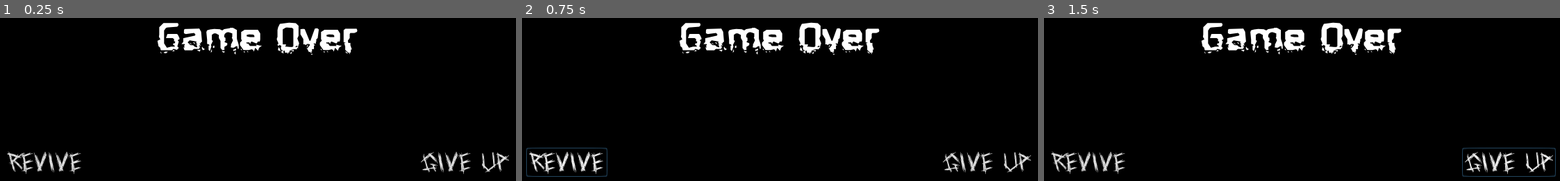
Above: before the commit, frames 1-3 (left to right).
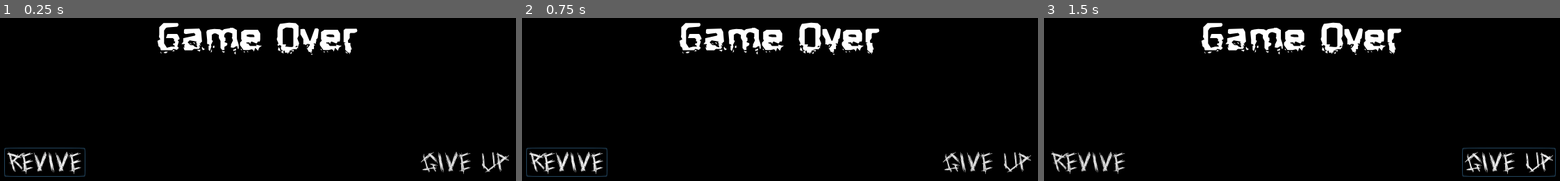
Above: after the commit, the same moments.

Repository: Academia-Team/Academia-Fall-of-the-Citadel
Game: Godot game, scene res://scene/gameover.tscn
Two runs of this game, one before a commit and one after it. Both use one fixed random seed, a clock stepped at 60 frames per second and the inputs below. This scene is started directly instead of the project's main scene.
Inputs:
- Up to frame 1 (0.25 s): no input
- Up to frame 2 (0.75 s): click "Revive" at 0.5 s
- Up to frame 3 (1.5 s): click "Give Up" at 1.25 s

The runs differ from the first frame. In frame 1, 0.2% of the frame differs, in the area x 0-17%, y 79-98%; in frame 2, nothing differs; in frame 3, nothing differs.
Error before the commit: Attempt to call function 'grab_focus' in base 'null instance' on a null instance. (res://scene/gameover.gd:6)

Commit message:
Ensure everything has loaded before selecting buttons
Prevents accessing a method from a null instance.

Diff:
--- a/scene/gameover.gd
+++ b/scene/gameover.gd
@@ -1,6 +1,5 @@
 extends ColorRect
 
 func _init():
-	if $revive_button == null:
-		print("Panic")
+	yield(self, "ready")
 	$revive_button.grab_focus()
--- a/scene/menu.gd
+++ b/scene/menu.gd
@@ -3,6 +3,7 @@
 const game_scene = preload("res://scene/gamescr.tscn")
 
 func _ready():
+	yield(self, "ready")
 	$enter_button.grab_focus()
 
 func _process(_delta):
